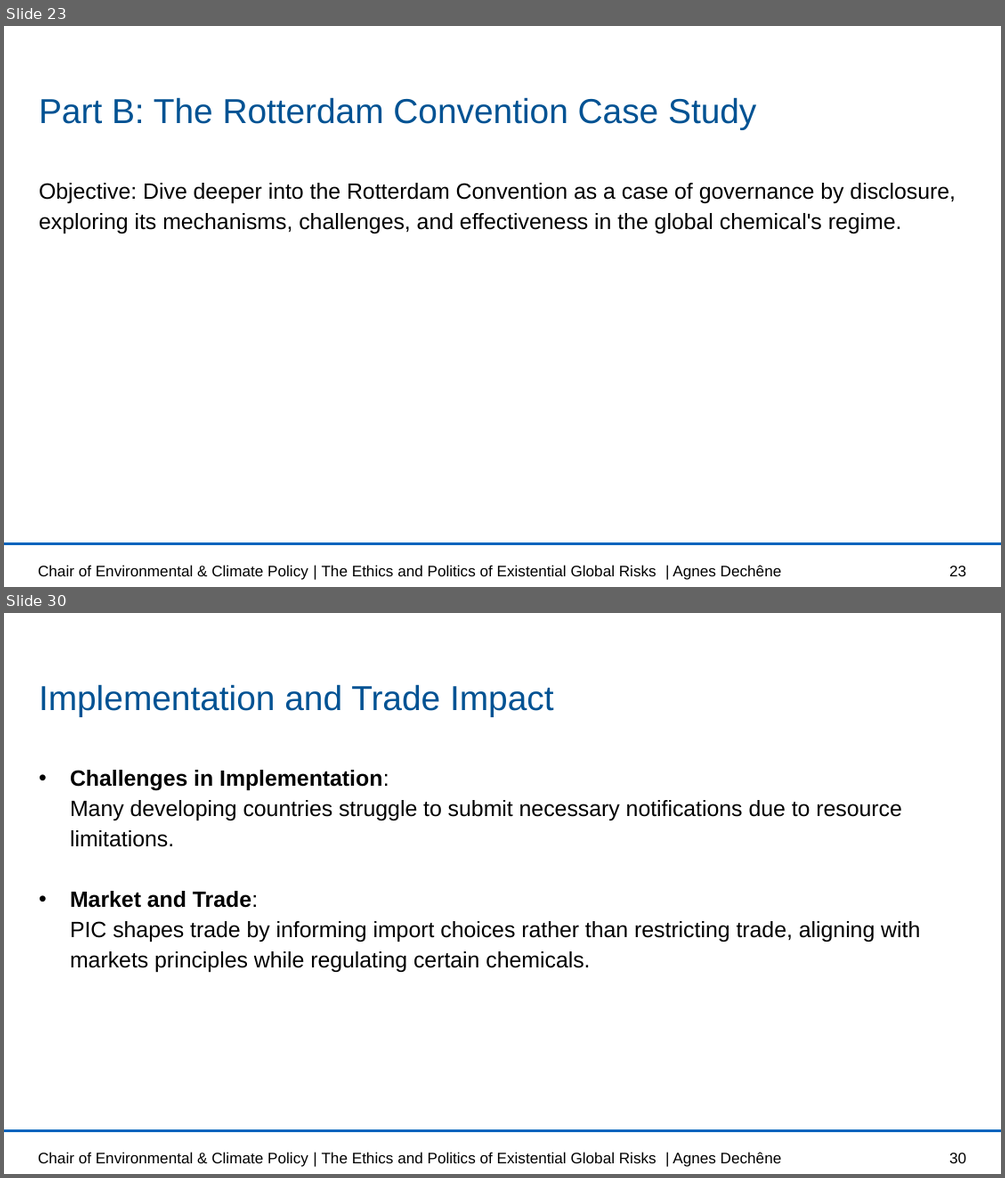
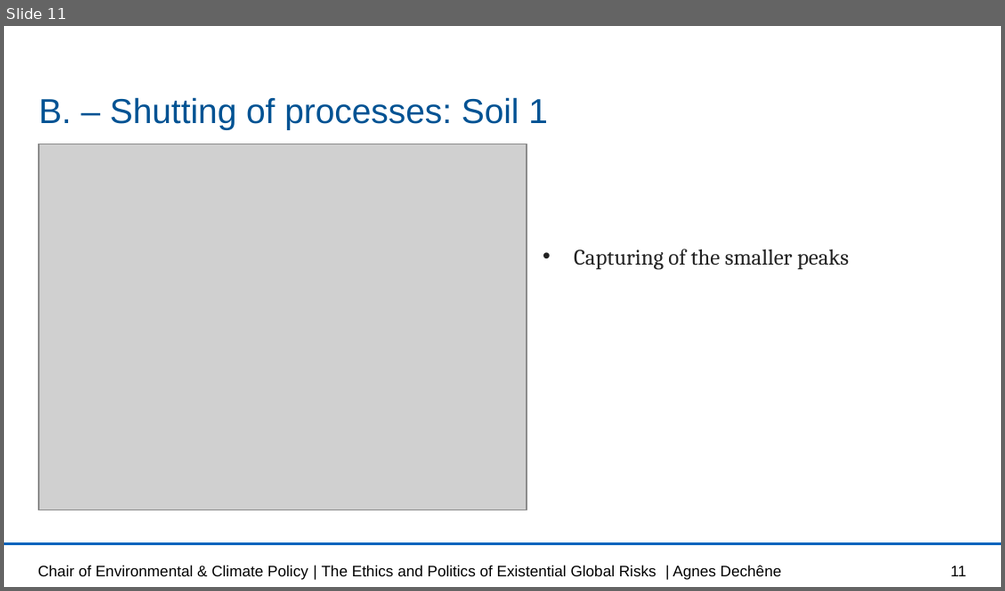
Before and after one commit to lisab00/UncertaintyQuantificationHydrology, a slide deck: MMUQ_task1.pptx. Shown one above the other, each under a label of ours: slides 23 and 30 before the commit, slide 11 after it; the slides between them are not shown. The pictures are 1005x1178 and 1005x591 pixels, drawn with LibreOffice and Linux fonts; fonts in the diff are those of the drawing; grey boxes stand for pictures; background and template pictures are left out. Boxes give left, top, right and bottom in pixels: in the first picture for what was removed or moved away, otherwise in the second. Text is boxed around its words. In the diff, an @@ line names an element or a change of style, - is before the commit and + after.

```diff
--- a/MMUQ_task1.pptx
+++ b/MMUQ_task1.pptx
@@ slide 30 removed at bbox=[4, 613, 1001, 1174], background #FFFFFF; not listed: 1 template element that a slide beside it also shows @@
@@ title removed at bbox=[39, 684, 554, 716] @@
-Implementation and Trade Impact
@@ text removed at bbox=[70, 770, 920, 972] @@
-• Challenges in Implementation:
-  Many developing countries struggle to submit necessary notifications due to resource limitations.
-• Market and Trade:
-  PIC shapes trade by informing import choices rather than restricting trade, aligning with markets principles while regulating certain chemicals.
@@ text removed at bbox=[38, 1151, 782, 1167] @@
-Chair of Environmental & Climate Policy | The Ethics and Politics of Existential Global Risks | Agnes Dechêne
@@ page number removed at bbox=[949, 1152, 966, 1163] @@
-30
@@ what was slide 23 is now slide 11 @@
@@ slide 11 changed as well @@
@@ title at bbox=[39, 97, 548, 129]: text changed @@
-Part B: The Rotterdam Convention Case Study
+B. – Shutting of processes: Soil 1
@@ picture added at bbox=[39, 143, 526, 509] @@
@@ text at bbox=[574, 248, 849, 269]: text changed; font Arial to Cambria; text colour #000000 to #222222 @@
-Objective: Dive deeper into the Rotterdam Convention as a case of governance by disclosure, exploring its mechanisms, challenges, and effectiveness in the global chemical's regime.
+• Capturing of the smaller peaks
@@ page number at bbox=[950, 565, 966, 576]: text changed @@
-23
+11
```
Also in this commit, not shown: 4 other slides changed, 4 slides added, 22 other slides removed.
